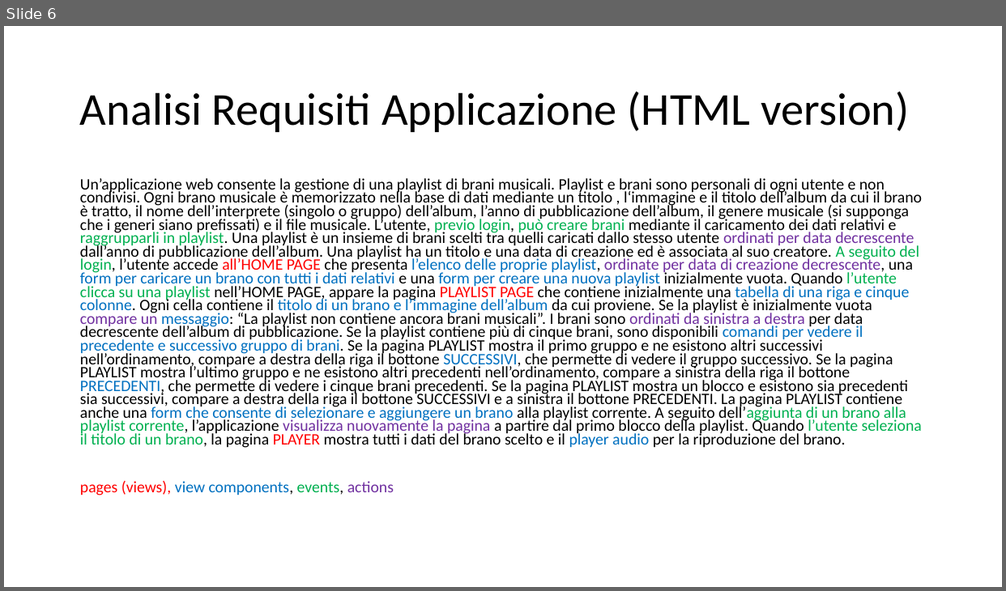
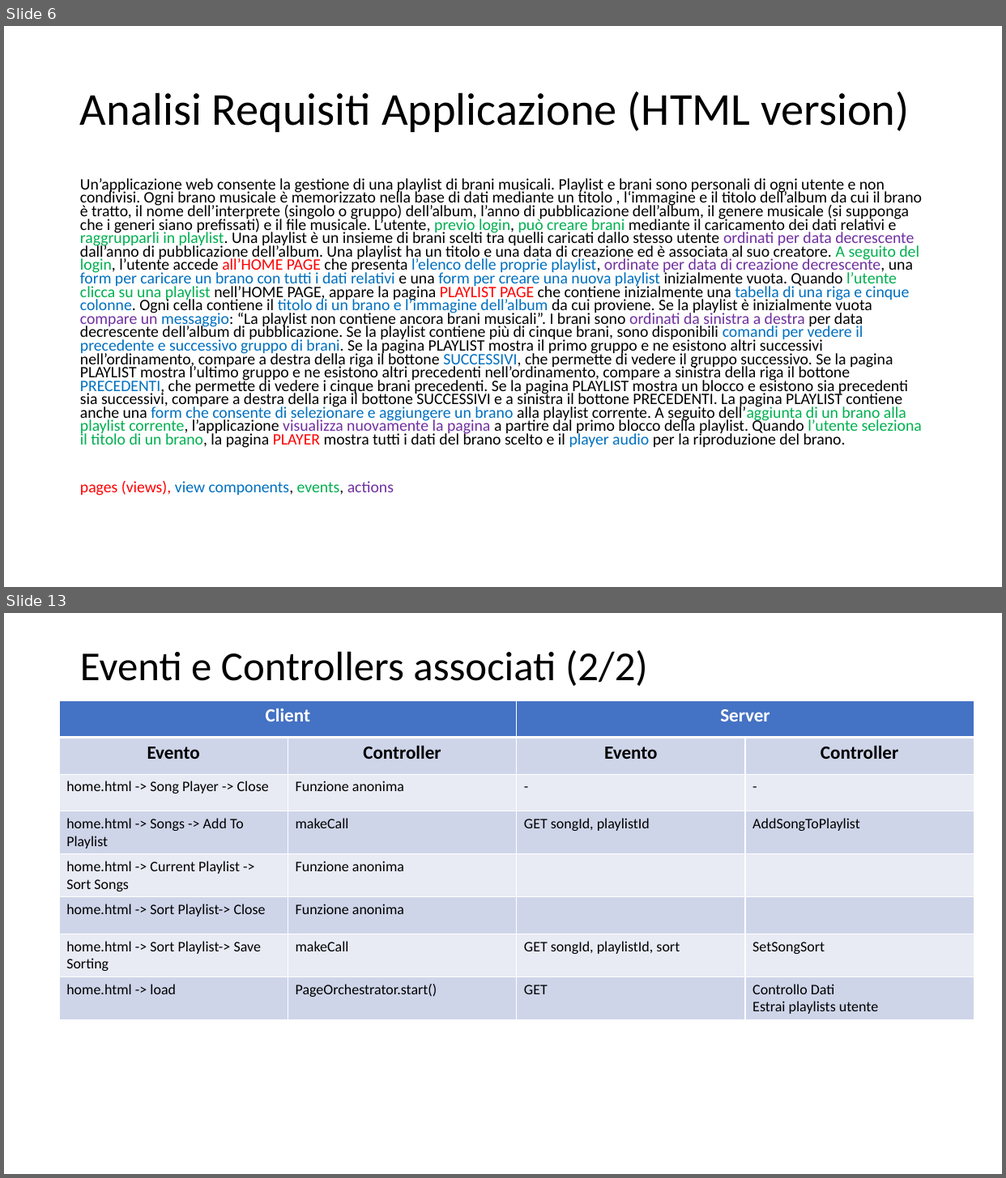
Before and after one commit to GenniImparato/PlaylistMaker, a slide deck: doc/documentation (RIA).pptx. Shown one above the other, each under a label of ours: slide 6 before the commit, slides 6 and 13 after it; the slides between them are not shown. The pictures are 1006x591 and 1006x1178 pixels, drawn with LibreOffice and Linux fonts; fonts in the diff are those of the drawing. Boxes give left, top, right and bottom in pixels: in the first picture for what was removed or moved away, otherwise in the second. Text is boxed around its words. In the diff, an @@ line names an element or a change of style, - is before the commit and + after.

```diff
--- a/doc/documentation (RIA).pptx
+++ b/doc/documentation (RIA).pptx
@@ slide 13 added at box(4, 613, 1002, 1174), background #FFFFFF @@
@@ title added at box(80, 650, 648, 686), 39.6 pt, text #000000 @@
+Eventi e Controllers associati (2/2)
@@ table added at box(59, 700, 976, 1018), 8 rows, 4 columns @@
+Client |  | Server | 
+Evento | Controller | Evento | Controller
+home.html -> Song Player -> Close | Funzione anonima | - | -
+home.html -> Songs -> Add To Playlist | makeCall | GET songId, playlistId | AddSongToPlaylist
+home.html -> Current Playlist -> Sort Songs | Funzione anonima |  | 
+home.html -> Sort Playlist-> Close | Funzione anonima |  | 
+home.html -> Sort Playlist-> Save Sorting | makeCall | GET songId, playlistId, sort | SetSongSort
+home.html -> load | PageOrchestrator.start() | GET | Controllo Dati / Estrai playlists utente
```
Also in this commit, not shown: 6 slides changed, 8 other slides added, 28 other files.
